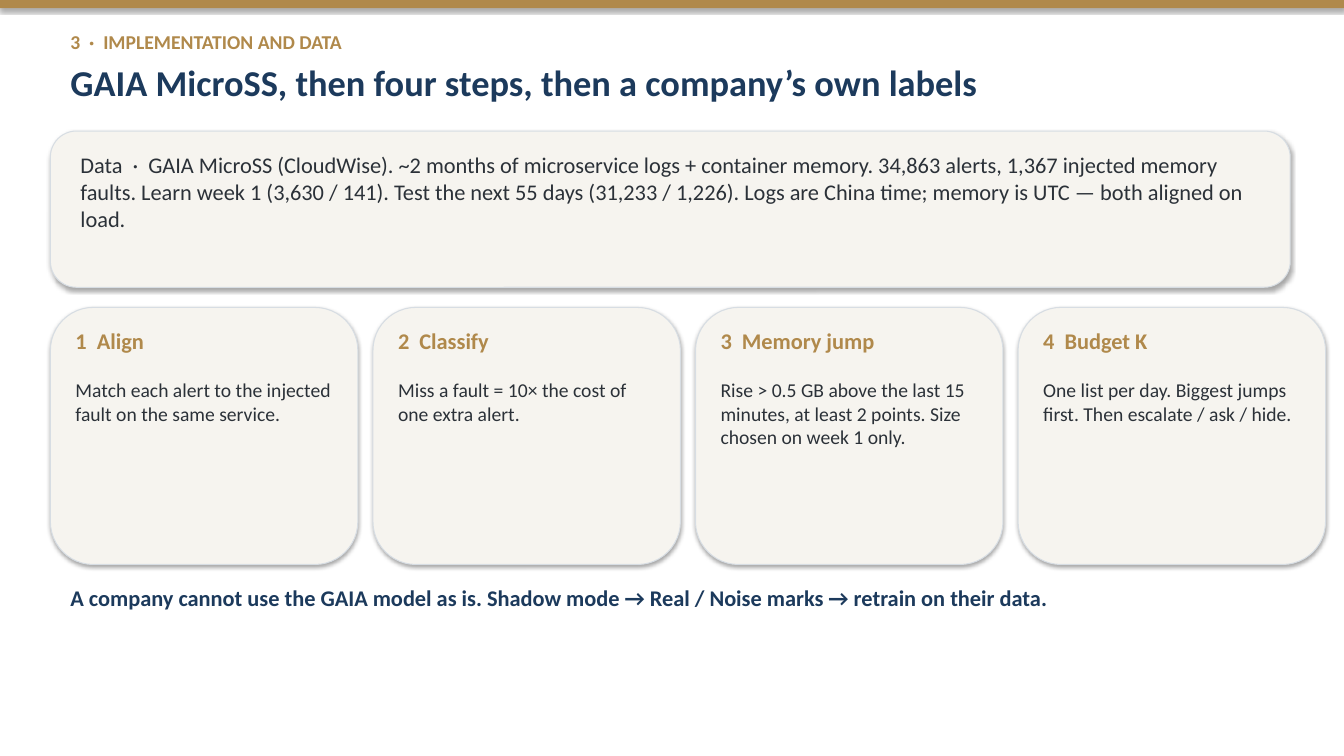
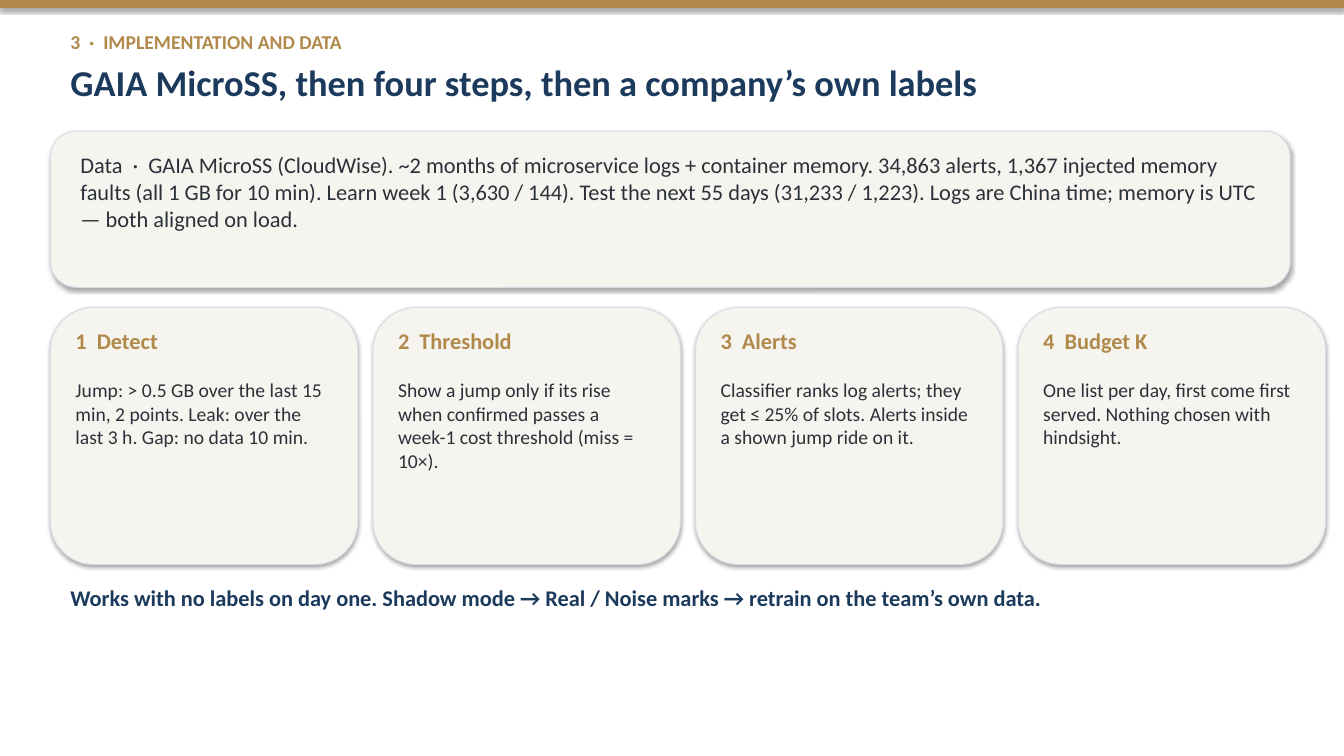
Before and after one commit to amamsy90/alert-fatigue-reduction, a slide deck: slide 3 of Alert_Fatigue_Proposal_Rehearsal.pptx. Drawn at 1344x756 pixels with LibreOffice and Linux fonts; fonts in the diff are those of the drawing. Boxes give left, top, right and bottom in pixels: in the first picture for what was removed or moved away, otherwise in the second. Text is boxed around its words. In the diff, an @@ line names an element or a change of style, - is before the commit and + after.

```diff
--- a/Alert_Fatigue_Proposal_Rehearsal.pptx
+++ b/Alert_Fatigue_Proposal_Rehearsal.pptx
@@ text at box(80, 157, 1256, 231): text changed @@
-Data · GAIA MicroSS (CloudWise). ~2 months of microservice logs + container memory. 34,863 alerts, 1,367 injected memory faults. Learn week 1 (3,630 / 141). Test the next 55 days (31,233 / 1,226). Logs are China time; memory is UTC — both aligned on load.
+Data · GAIA MicroSS (CloudWise). ~2 months of microservice logs + container memory. 34,863 alerts, 1,367 injected memory faults (all 1 GB for 10 min). Learn week 1 (3,630 / 144). Test the next 55 days (31,233 / 1,223). Logs are China time; memory is UTC — both aligned on load.
@@ text at box(75, 334, 158, 349): text changed @@
-1 Align
+1 Detect
@@ text at box(398, 333, 511, 349): text changed @@
-2 Classify
+2 Threshold
@@ text at box(721, 333, 797, 349): text changed @@
-3 Memory jump
+3 Alerts
@@ text at box(75, 383, 322, 447): text changed @@
-Match each alert to the injected fault on the same service.
+Jump: > 0.5 GB over the last 15 min, 2 points. Leak: over the last 3 h. Gap: no data 10 min.
@@ text at box(398, 383, 619, 471): text changed @@
-Miss a fault = 10× the cost of one extra alert.
+Show a jump only if its rise when confirmed passes a week-1 cost threshold (miss = 10×).
@@ text at box(721, 383, 968, 448): text changed @@
-Rise > 0.5 GB above the last 15 minutes, at least 2 points. Size chosen on week 1 only.
+Classifier ranks log alerts; they get ≤ 25% of slots. Alerts inside a shown jump ride on it.
@@ text at box(1043, 383, 1290, 448): text changed @@
-One list per day. Biggest jumps first. Then escalate / ask / hide.
+One list per day, first come first served. Nothing chosen with hindsight.
@@ text at box(70, 590, 1041, 610): text changed @@
-A company cannot use the GAIA model as is. Shadow mode → Real / Noise marks → retrain on their data.
+Works with no labels on day one. Shadow mode → Real / Noise marks → retrain on the team’s own data.
```
Also in this commit, not shown: 3 other slides changed, 57 other files.
